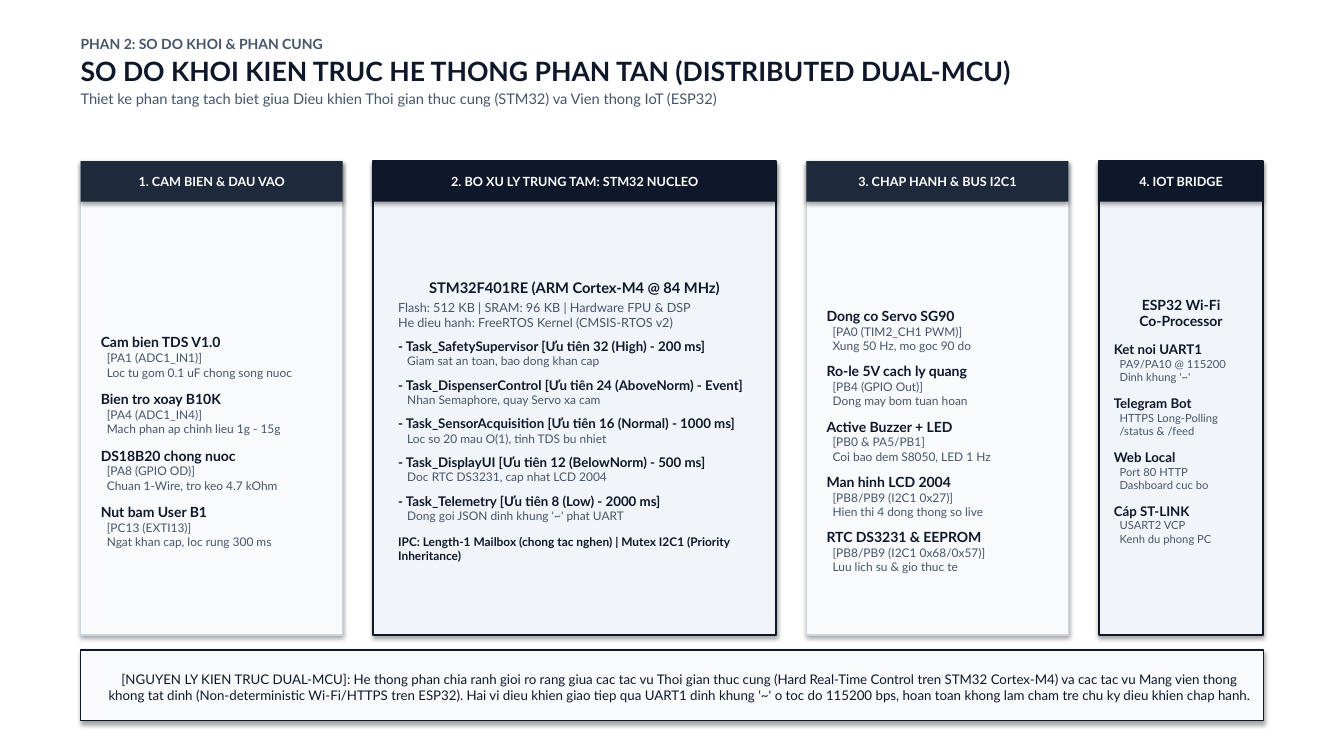
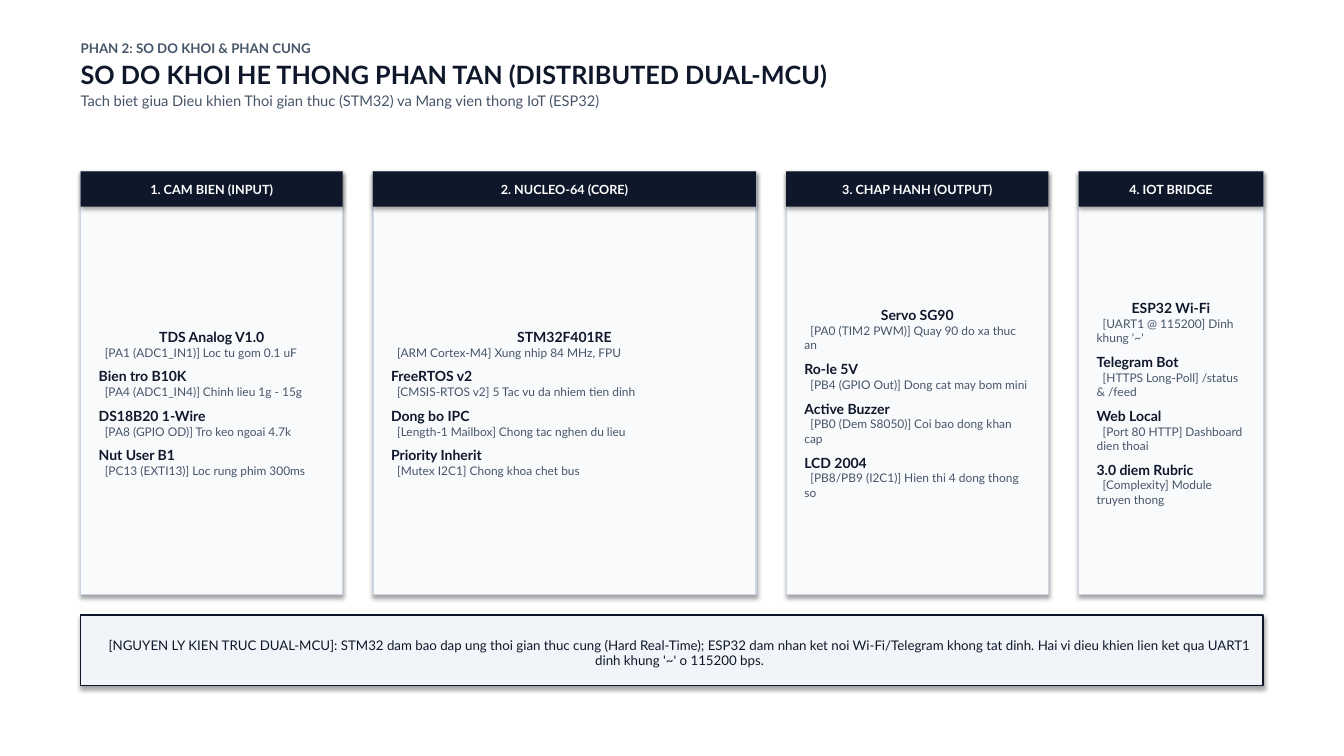
Before and after one commit to Nonne07/mcp201-aquatic-guardian, a slide deck: slide 3 of AQUATIC_GUARDIAN_SLIDES.pptx. Drawn at 1344x756 pixels with LibreOffice and Linux fonts; fonts in the diff are those of the drawing. Boxes give left, top, right and bottom in pixels: in the first picture for what was removed or moved away, otherwise in the second. Text is boxed around its words. In the diff, an @@ line names an element or a change of style, - is before the commit and + after.

```diff
--- a/AQUATIC_GUARDIAN_SLIDES.pptx
+++ b/AQUATIC_GUARDIAN_SLIDES.pptx
@@ text at [81, 43, 310, 53]: size 10 to 9.5 pt in "PHAN 2: SO DO KHOI & PHAN ..." @@
@@ text at [81, 64, 827, 109]: text changed @@
-SO DO KHOI KIEN TRUC HE THONG PHAN TAN (DISTRIBUTED DUAL-MCU)
-Thiet ke phan tang tach biet giua Dieu khien Thoi gian thuc cung (STM32) va Vien thong IoT (ESP32)
+SO DO KHOI HE THONG PHAN TAN (DISTRIBUTED DUAL-MCU)
+Tach biet giua Dieu khien Thoi gian thuc (STM32) va Mang vien thong IoT (ESP32)
@@ rectangle "TDS Analog V1.0": place and size @@
-rectangle "TDS Analog V1.0" at [81, 161, 343, 635]
+rectangle "TDS Analog V1.0" at [81, 171, 343, 595]
@@ rectangle "1. CAM BIEN (INPUT)": place and size @@
-rectangle "1. CAM BIEN (INPUT)" at [81, 161, 343, 202]
+rectangle "1. CAM BIEN (INPUT)" at [81, 171, 343, 207]
@@ rectangle "1. CAM BIEN (INPUT)" at [81, 171, 343, 207]: fill #1E293B to #0F172A @@
@@ rectangle "2. NUCLEO-64 (CORE)": place and size @@
-rectangle "2. NUCLEO-64 (CORE)" at [373, 161, 776, 202]
+rectangle "2. NUCLEO-64 (CORE)" at [373, 171, 756, 207]
@@ rectangle "STM32F401RE": place and size @@
-rectangle "STM32F401RE" at [373, 161, 776, 635]
+rectangle "STM32F401RE" at [373, 171, 756, 595]
@@ rectangle "STM32F401RE" at [373, 171, 756, 595]: fill #F1F5F9 to #F8FAFC; outline #0F172A 1.5 pt to #CBD5E1 1 pt @@
@@ rectangle "3. CHAP HANH (OUTPUT)" at [786, 171, 1049, 207]: fill #1E293B to #0F172A @@
@@ rectangle "3. CHAP HANH (OUTPUT)": place and size @@
-rectangle "3. CHAP HANH (OUTPUT)" at [807, 161, 1069, 202]
+rectangle "3. CHAP HANH (OUTPUT)" at [786, 171, 1049, 207]
@@ rectangle "Servo SG90": place and size @@
-rectangle "Servo SG90" at [807, 161, 1069, 635]
+rectangle "Servo SG90" at [786, 171, 1049, 595]
@@ rectangle "4. IOT BRIDGE": place and size @@
-rectangle "4. IOT BRIDGE" at [1099, 161, 1263, 202]
+rectangle "4. IOT BRIDGE" at [1079, 171, 1263, 207]
@@ rectangle "ESP32 Wi-Fi": place and size @@
-rectangle "ESP32 Wi-Fi" at [1099, 161, 1263, 635]
+rectangle "ESP32 Wi-Fi" at [1079, 171, 1263, 595]
@@ rectangle "ESP32 Wi-Fi" at [1079, 171, 1263, 595]: fill #F1F5F9 to #F8FAFC; outline #0F172A 1.2 pt to #CBD5E1 1 pt @@
@@ text in rectangle at [150, 184, 273, 196]: text changed @@
-1. CAM BIEN & DAU VAO
+1. CAM BIEN (INPUT)
@@ text in rectangle at [501, 184, 628, 196]: text changed @@
-2. BO XU LY TRUNG TAM: STM32 NUCLEO
+2. NUCLEO-64 (CORE)
@@ text in rectangle at [842, 184, 992, 196]: text changed @@
-3. CHAP HANH & BUS I2C1
+3. CHAP HANH (OUTPUT)
@@ text in rectangle at [804, 326, 1027, 497]: text changed @@
-Dong co Servo SG90
-[PA0 (TIM2_CH1 PWM)]
-Xung 50 Hz, mo goc 90 do
-Ro-le 5V cach ly quang
-[PB4 (GPIO Out)]
-Dong may bom tuan hoan
-Active Buzzer + LED
-[PB0 & PA5/PB1]
-Coi bao dem S8050, LED 1 Hz
-Man hinh LCD 2004
-[PB8/PB9 (I2C1 0x27)]
-Hien thi 4 dong thong so live
-RTC DS3231 & EEPROM
-[PB8/PB9 (I2C1 0x68/0x57)]
-Luu lich su & gio thuc te
+Servo SG90
+[PA0 (TIM2 PWM)] Quay 90 do xa thuc an
+Ro-le 5V
+[PB4 (GPIO Out)] Dong cat may bom mini
+Active Buzzer
+[PB0 (Dem S8050)] Coi bao dong khan cap
+LCD 2004
+[PB8/PB9 (I2C1)] Hien thi 4 dong thong so
@@ text in rectangle at [1097, 302, 1233, 344]: text changed; size 8 to 8.5 pt; text colour #0F172A to #475569; bold off @@
-ESP32 Wi-Fi
-Co-Processor
-Ket noi UART1
-PA9/PA10 @ 115200
-Dinh khung '~'
+ESP32 Wi-Fi
+[UART1 @ 115200] Dinh khung '~'
@@ text in rectangle at [99, 331, 305, 477]: text changed @@
-Cam bien TDS V1.0
-[PA1 (ADC1_IN1)]
-Loc tu gom 0.1 uF chong song nuoc
-Bien tro xoay B10K
-[PA4 (ADC1_IN4)]
-Mach phan ap chinh lieu 1g - 15g
-DS18B20 chong nuoc
-[PA8 (GPIO OD)]
-Chuan 1-Wire, tro keo 4.7 kOhm
-Nut bam User B1
-[PC13 (EXTI13)]
-Ngat khan cap, loc rung 300 ms
+TDS Analog V1.0
+[PA1 (ADC1_IN1)] Loc tu gom 0.1 uF
+Bien tro B10K
+[PA4 (ADC1_IN4)] Chinh lieu 1g - 15g
+DS18B20 1-Wire
+[PA8 (GPIO OD)] Tro keo ngoai 4.7k
+Nut User B1
+[PC13 (EXTI13)] Loc rung phim 300ms
@@ text in rectangle at [391, 331, 635, 477]: text changed; size 9.5 to 8.5 pt; text colour #0F172A to #475569; bold off @@
-STM32F401RE (ARM Cortex-M4 @ 84 MHz)
-Flash: 512 KB | SRAM: 96 KB | Hardware FPU & DSP
-He dieu hanh: FreeRTOS Kernel (CMSIS-RTOS v2)
-- Task_SafetySupervisor [Ưu tiên 32 (High) - 200 ms]
-Giam sat an toan, bao dong khan cap
-- Task_DispenserControl [Ưu tiên 24 (AboveNorm) - Event]
-Nhan Semaphore, quay Servo xa cam
-- Task_SensorAcquisition [Ưu tiên 16 (Normal) - 1000 ms]
-Loc so 20 mau O(1), tinh TDS bu nhiet
-- Task_DisplayUI [Ưu tiên 12 (BelowNorm) - 500 ms]
-Doc RTC DS3231, cap nhat LCD 2004
-- Task_Telemetry [Ưu tiên 8 (Low) - 2000 ms]
-Dong goi JSON dinh khung '~' phat UART
-IPC: Length-1 Mailbox (chong tac nghen) | Mutex I2C1 (Priority Inheritance)
+STM32F401RE
+[ARM Cortex-M4] Xung nhip 84 MHz, FPU
+FreeRTOS v2
+[CMSIS-RTOS v2] 5 Tac vu da nhiem tien dinh
+Dong bo IPC
+[Length-1 Mailbox] Chong tac nghen du lieu
+Priority Inherit
+[Mutex I2C1] Chong khoa chet bus
@@ text in rectangle at [1097, 356, 1178, 421]: size 9.5 to 10 pt in "Telegram Bot", "Web Local"; less space between paragraphs @@
@@ text in rectangle at [1103, 373, 1238, 397]: text changed; size 8 to 8.5 pt @@
-HTTPS Long-Polling
-/status & /feed
+[HTTPS Long-Poll] /status & /feed
@@ text in rectangle at [1097, 427, 1242, 506]: text changed; size 8 to 8.5 pt @@
-Port 80 HTTP
-Dashboard cuc bo
-Cáp ST-LINK
-USART2 VCP
-Kenh du phong PC
+[Port 80 HTTP] Dashboard dien thoai
+3.0 diem Rubric
+[Complexity] Module truyen thong
@@ rectangle "[NGUYEN LY KIEN TRUC DUAL-MCU]: ...": place and size @@
-rectangle "[NGUYEN LY KIEN TRUC DUAL-MCU]: ..." at [81, 650, 1263, 721]
+rectangle "[NGUYEN LY KIEN TRUC DUAL-MCU]: ..." at [81, 615, 1263, 686]
@@ rectangle "[NGUYEN LY KIEN TRUC DUAL-MCU]: ..." at [81, 615, 1263, 686]: fill #F8FAFC to #F1F5F9; outline #0F172A 1 pt to #0F172A 1.2 pt @@
@@ text in rectangle at [109, 639, 1250, 668]: text changed @@
-[NGUYEN LY KIEN TRUC DUAL-MCU]: He thong phan chia ranh gioi ro rang giua cac tac vu Thoi gian thuc cung (Hard Real-Time Control tren STM32 Cortex-M4) va cac tac vu Mang vien thong khong tat dinh (Non-deterministic Wi-Fi/HTTPS tren ESP32). Hai vi dieu khien giao tiep qua UART1 dinh khung '~' o toc do 115200 bps, hoan toan khong lam cham tre chu ky dieu khien chap hanh.
+[NGUYEN LY KIEN TRUC DUAL-MCU]: STM32 dam bao dap ung thoi gian thuc cung (Hard Real-Time); ESP32 dam nhan ket noi Wi-Fi/Telegram khong tat dinh. Hai vi dieu khien lien ket qua UART1 dinh khung '~' o 115200 bps.
```
Also in this commit, not shown: 12 other slides changed, 1 other file.
